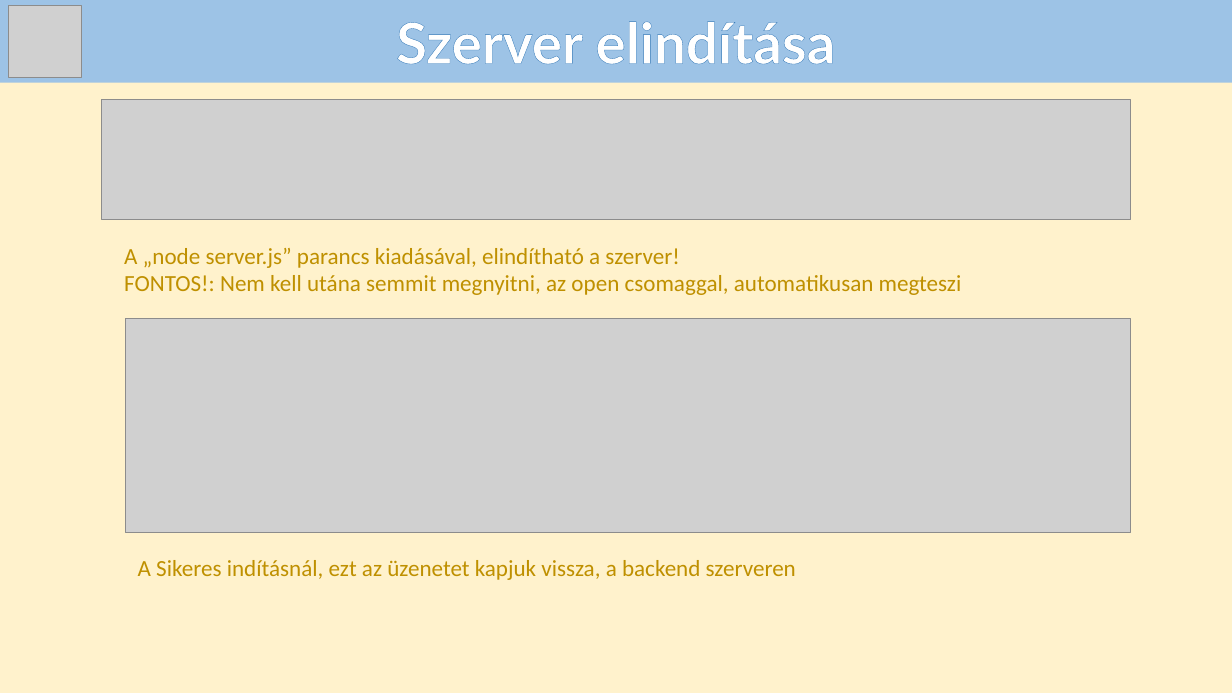
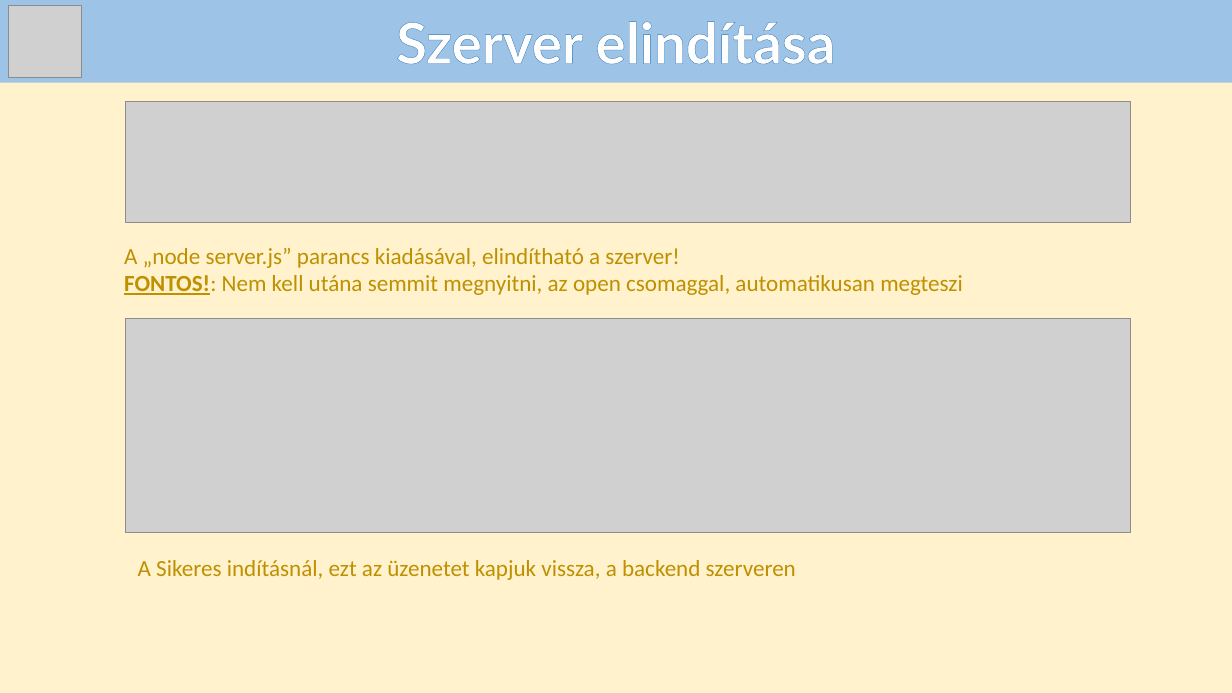
Before and after one commit to Andras-12c/Dozsa-Csarda, a slide deck: slide 26 of DózsaCsárda_PA_FB_PG.pptx. Drawn at 1232x693 pixels with LibreOffice and Linux fonts; fonts in the diff are those of the drawing; grey boxes stand for pictures. Boxes give left, top, right and bottom in pixels: in the first picture for what was removed or moved away, otherwise in the second. Text is boxed around its words. In the diff, an @@ line names an element or a change of style, - is before the commit and + after.

```diff
--- a/DózsaCsárda_PA_FB_PG.pptx
+++ b/DózsaCsárda_PA_FB_PG.pptx
@@ picture: place and size @@
-picture at <box>102,99,1130,220</box>
+picture at <box>125,102,1130,223</box>
@@ text "A „node server.js” parancs kiadásával, ..." at <box>124,248,963,295</box>: bold on, underline on in "FONTOS!:" @@
```
Also in this commit, not shown: 8 other slides changed.
